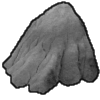
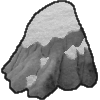
Before/after of a (100, 100) layered artwork. What changed in the layer stack:
added layer "snow line" above "snow" over [1, 0, 98, 100]
added layer "snow" above "line" over [21, 1, 90, 89]
hid "line", painted on it over [1, 1, 100, 100]
painted on "Pasted Layer" over [1, 2, 99, 100]
